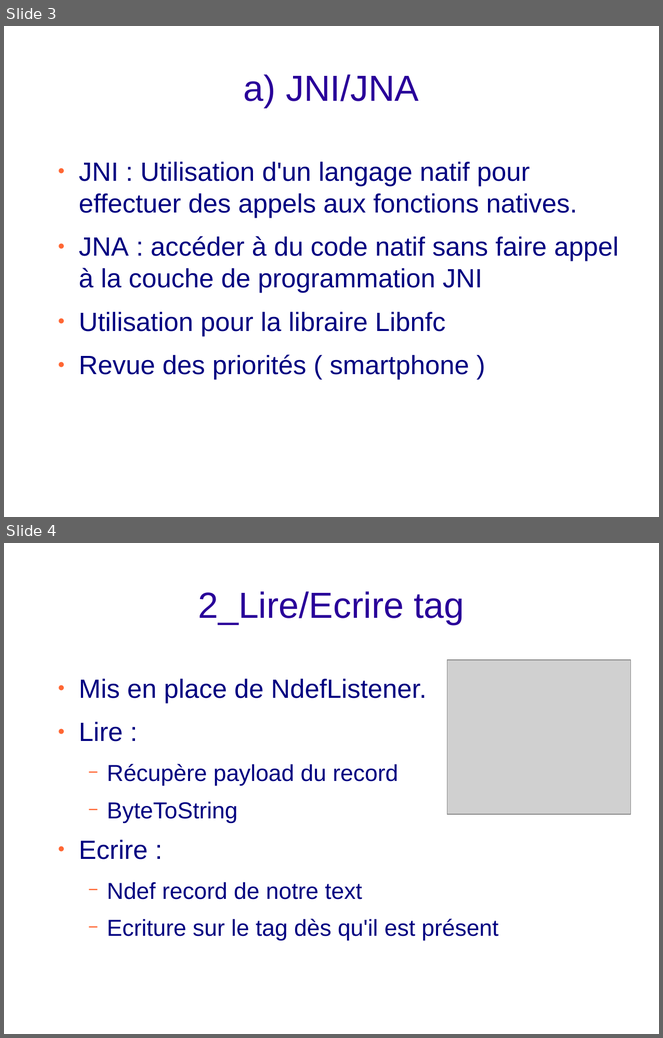
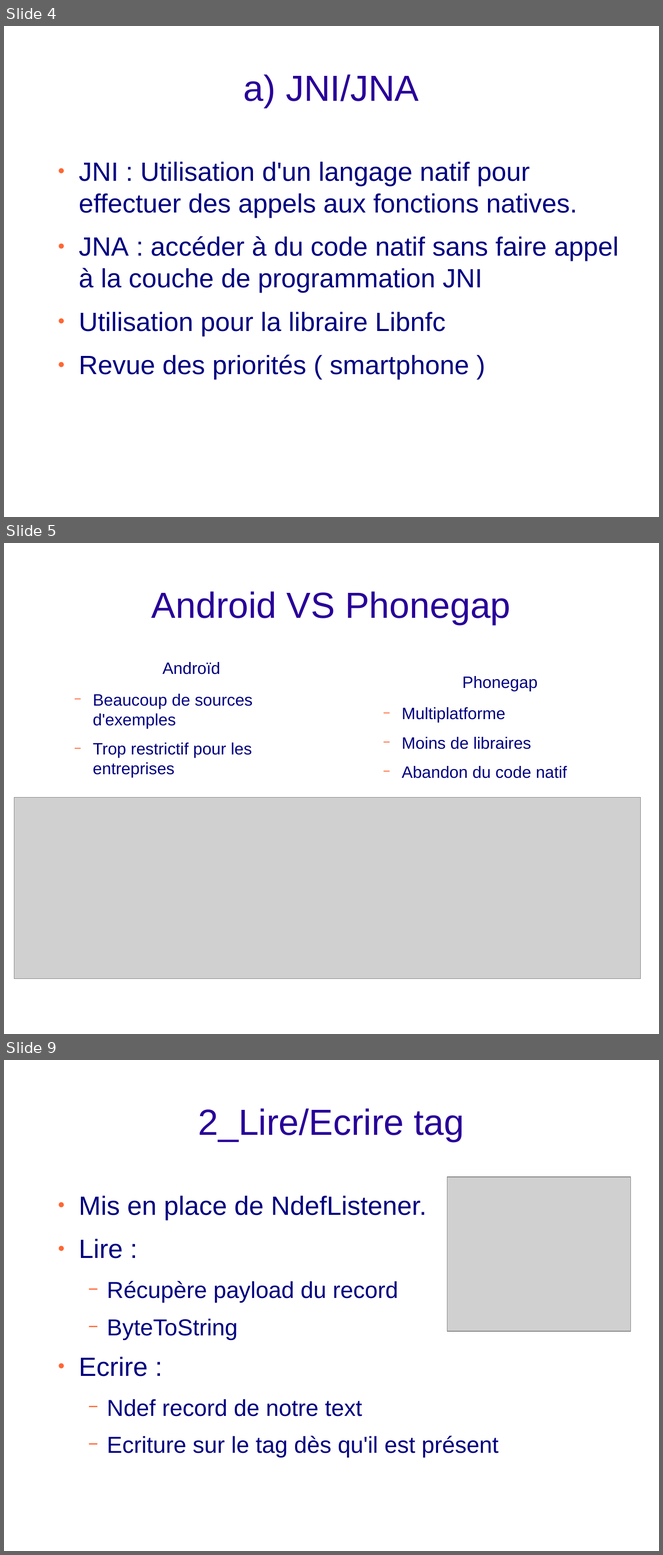
Before and after one commit to bigoud/e-cave, a slide deck: Presentation.odp. Shown one above the other, each under a label of ours: slides 3 and 4 before the commit, slides 4, 5 and 9 after it; the slides between them are not shown. The pictures are 663x1038 and 663x1555 pixels, drawn with LibreOffice and Linux fonts; fonts in the diff are those of the drawing; grey boxes stand for pictures; background and template pictures are left out. Boxes give left, top, right and bottom in pixels: in the first picture for what was removed or moved away, otherwise in the second. Text is boxed around its words. In the diff, an @@ line names an element or a change of style, - is before the commit and + after.

```diff
--- a/Presentation.odp
+++ b/Presentation.odp
@@ slide 5 added at box(4, 543, 659, 1034), background picture (left out) @@
@@ title added at box(152, 591, 510, 625), 44 pt, text #280099 @@
+Android VS Phonegap
@@ text added at box(93, 662, 253, 778), 20 pt, text #000080 @@
+Androïd
+  − Beaucoup de sources d'exemples
+  − Trop restrictif pour les entreprises
@@ text added at box(402, 676, 567, 779), 20 pt, text #000080 @@
+Phonegap
+  − Multiplatforme
+  − Moins de libraires
+  − Abandon du code natif
@@ picture added at box(14, 797, 641, 979) @@
@@ what was slide 3 is now slide 4 @@
@@ what was slide 4 is now slide 9 @@
```
Also in this commit, not shown: 7 other slides added.
